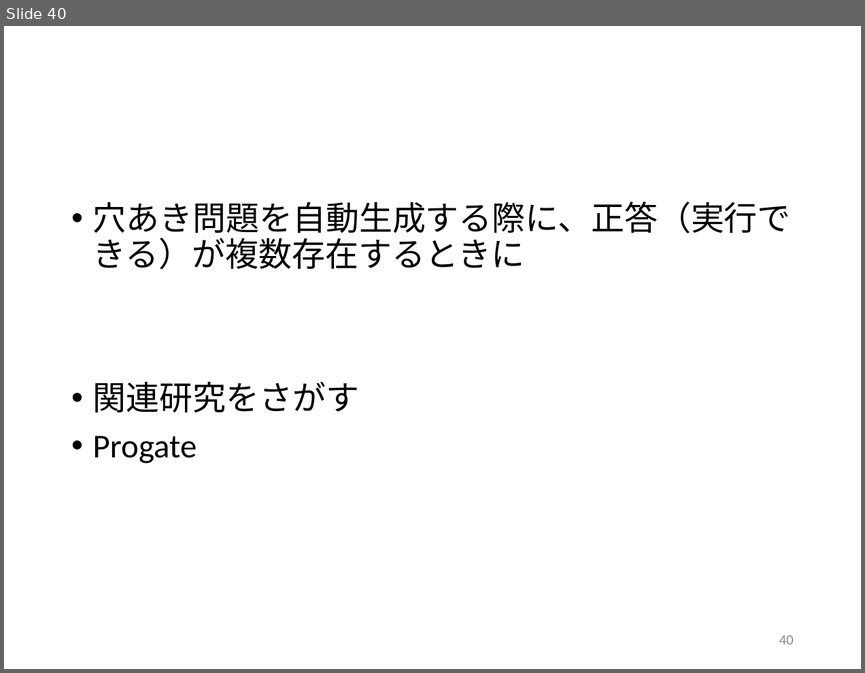
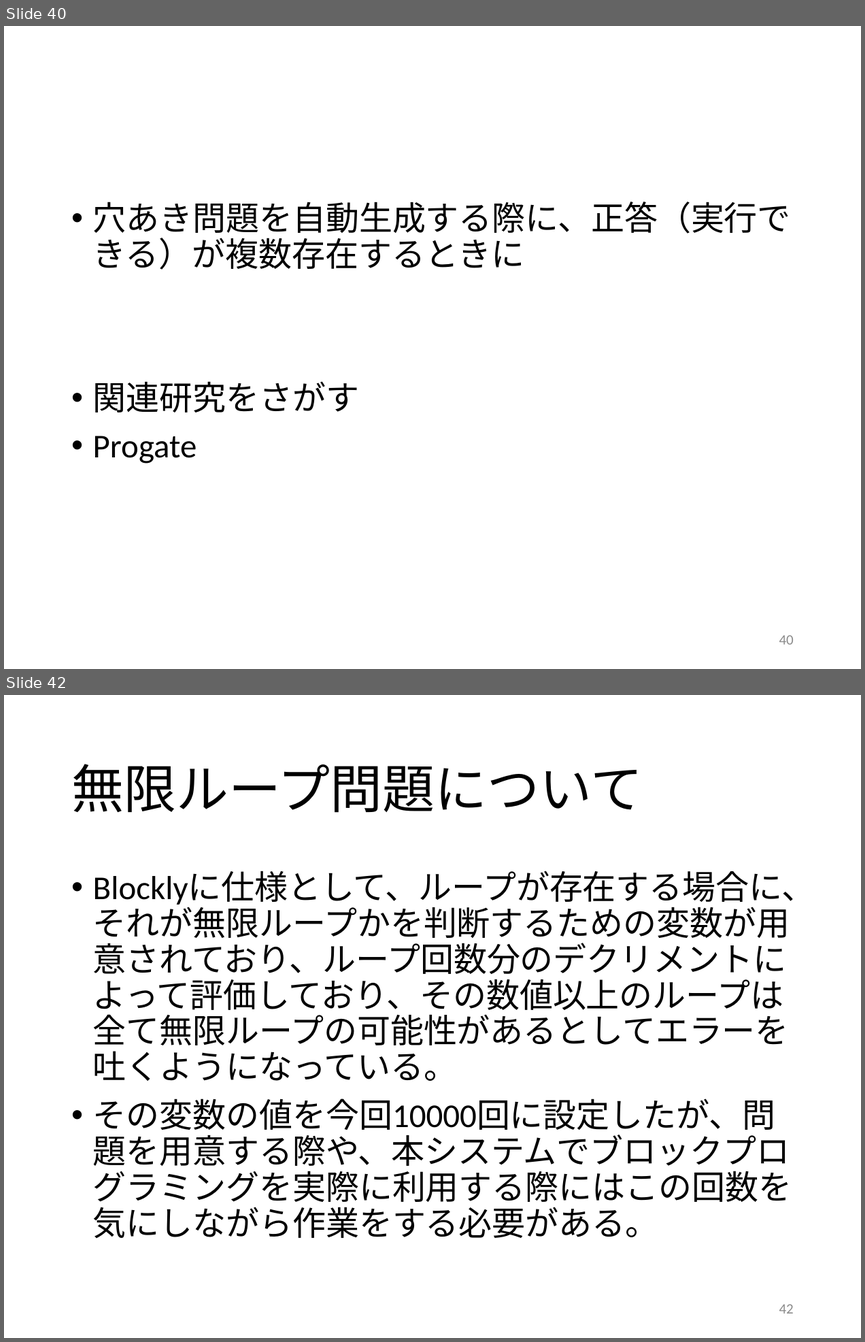
Before and after one commit to kait-takanolab/1821121-shimaoka-thesis, a slide deck: 1821121_shimaoka_sotsuken.pptx. Shown one above the other, each under a label of ours: slide 40 before the commit, slides 40 and 42 after it; the slides between them are not shown. The pictures are 865x673 and 865x1342 pixels, drawn with LibreOffice and Linux fonts; fonts in the diff are those of the drawing. Boxes give left, top, right and bottom in pixels: in the first picture for what was removed or moved away, otherwise in the second. Text is boxed around its words. In the diff, an @@ line names an element or a change of style, - is before the commit and + after.

```diff
--- a/1821121_shimaoka_sotsuken.pptx
+++ b/1821121_shimaoka_sotsuken.pptx
@@ slide 42 added at <box>4,695,861,1338</box>, background #FFFFFF @@
@@ title added at <box>71,764,643,813</box>, 44 pt, text #000000 @@
+無限ループ問題について
@@ text added at <box>93,872,815,1238</box>, 28 pt, text #000000 @@
+• Blocklyに仕様として、ループが存在する場合に、それが無限ループかを判断するための変数が用意されており、ループ回数分のデクリメントによって評価しており、その数値以上のループは全て無限ループの可能性があるとしてエラーを吐くようになっている。
+• その変数の値を今回10000回に設定したが、問題を用意する際や、本システムでブロックプログラミングを実際に利用する際にはこの回数を気にしながら作業をする必要がある。
@@ page number added at <box>779,1304,793,1313</box>, 12 pt, text #8C8C8C @@
+42
```
Also in this commit, not shown: 1 slide changed.
